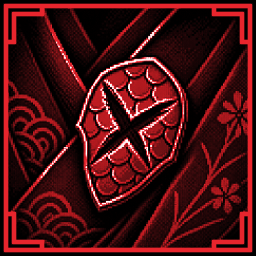
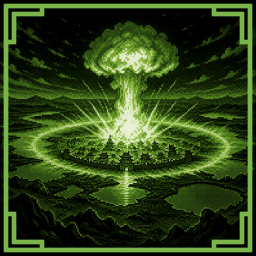
Before/after of a w=256, h=256 layered artwork. What changed in the layer stack:
added layer "sacred vessel" above "uneven odds" over [0, 3, 256, 253]
